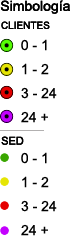
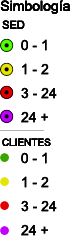
Comparing the layer stacks of the two w=70, h=236 images. Changes:
added layer "Capa 4" above "Capa 2" over [0, 0, 70, 236]
added layer "Capa 2" above "Capa 3" over [2, 138, 51, 146]
added layer "Capa 3" above "Capa 1" over [2, 20, 25, 29]
painted on "Capa 1" over [1, 21, 50, 145]
